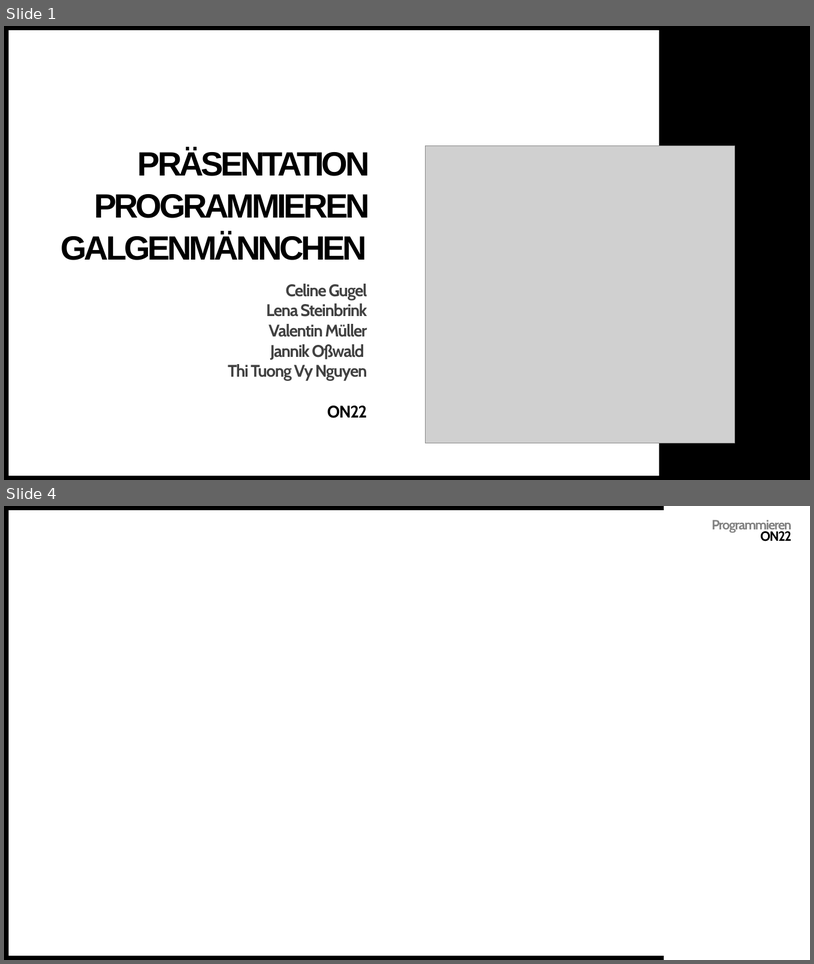
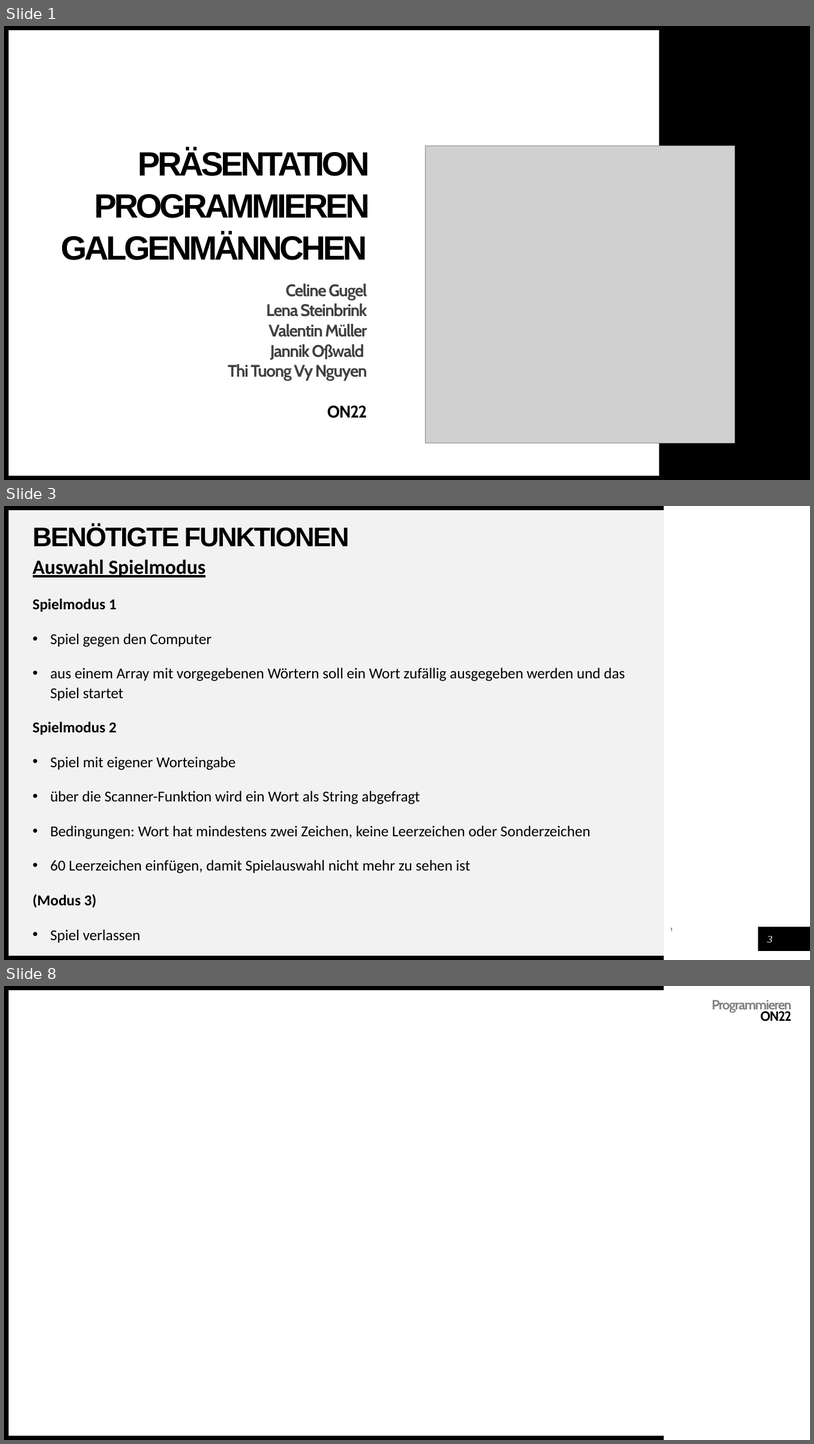
Before and after one commit to muellerValentin/programmierenON22, a slide deck: Präsentation Programmieren Galgenmännchen.pptx. Shown one above the other, each under a label of ours: slides 1 and 4 before the commit, slides 1, 3 and 8 after it; the slides between them are not shown. The pictures are 814x964 and 814x1444 pixels, drawn with LibreOffice and Linux fonts; fonts in the diff are those of the drawing; grey boxes stand for pictures. Boxes give left, top, right and bottom in pixels: in the first picture for what was removed or moved away, otherwise in the second. Text is boxed around its words. In the diff, an @@ line names an element or a change of style, - is before the commit and + after.

Commit message:
PowerPoint
Benötigte Funktionen eingefügt

```diff
--- a/Präsentation Programmieren Galgenmännchen.pptx
+++ b/Präsentation Programmieren Galgenmännchen.pptx
@@ slide 3 added at (x1=4, y1=506, x2=810, y2=960), background #FFFFFF; not listed: 3 template elements that a slide beside it also shows @@
@@ rectangle added at (x1=9, y1=510, x2=665, y2=955), fill #F2F2F2 @@
@@ title added at (x1=33, y1=525, x2=350, y2=547), 32 pt, text #000000, bold @@
+BENÖTIGTE FUNKTIONEN
@@ text added at (x1=33, y1=559, x2=625, y2=873), 18 pt, text #000000 @@
+Auswahl Spielmodus
+Spielmodus 1
+• Spiel gegen den Computer
+• aus einem Array mit vorgegebenen Wörtern soll ein Wort zufällig ausgegeben werden und das Spiel startet
+Spielmodus 2
+• Spiel mit eigener Worteingabe
+• über die Scanner-Funktion wird ein Wort als String abgefragt
+• Bedingungen: Wort hat mindestens zwei Zeichen, keine Leerzeichen oder Sonderzeichen
+• 60 Leerzeichen einfügen, damit Spielauswahl nicht mehr zu sehen ist
+(Modus 3)
+• Spiel verlassen
@@ text added at (x1=671, y1=927, x2=751, y2=931), 16 pt, text #808080, bold @@
+WOODGROVE BANK
@@ rectangle added at (x1=672, y1=921, x2=756, y2=954), fill #FFFFFF @@
@@ rectangle added at (x1=759, y1=927, x2=810, y2=951), fill #000000 @@
@@ page number added at (x1=768, y1=936, x2=773, y2=942), 12 pt, text #FFFFFF, italic @@
+3
@@ what was slide 4 is now slide 8 @@
```
Also in this commit, not shown: 1 slide changed, 4 other slides added, 1 slide removed, 1 other file.
